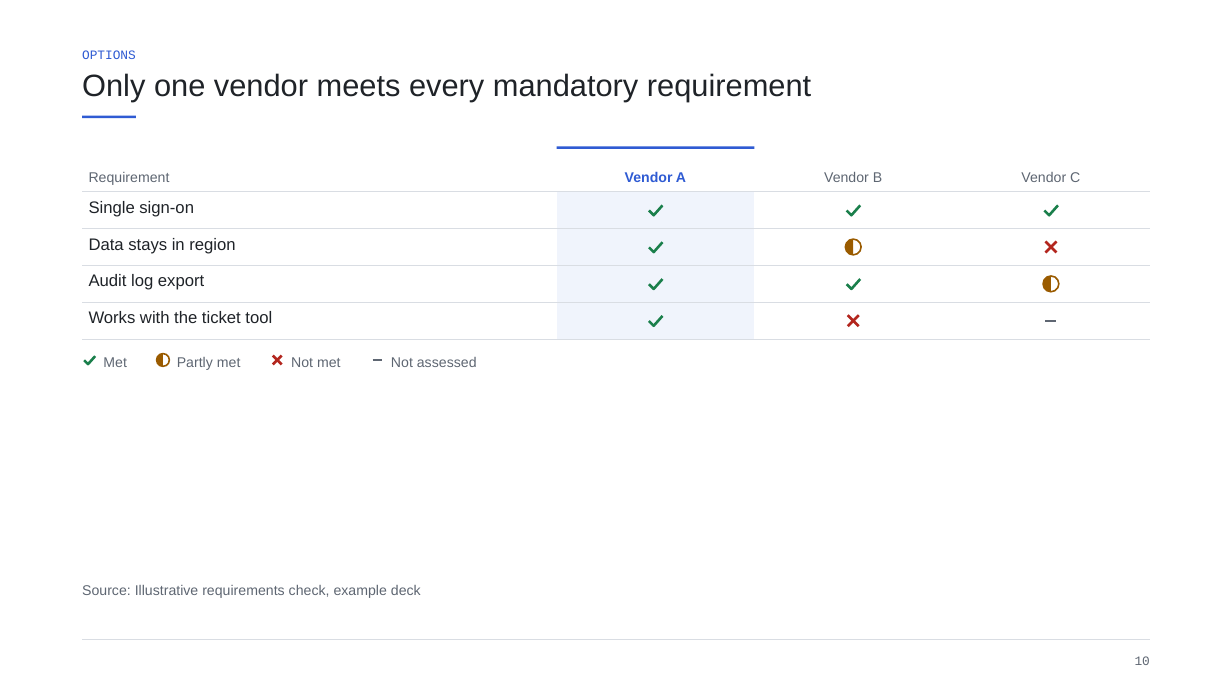
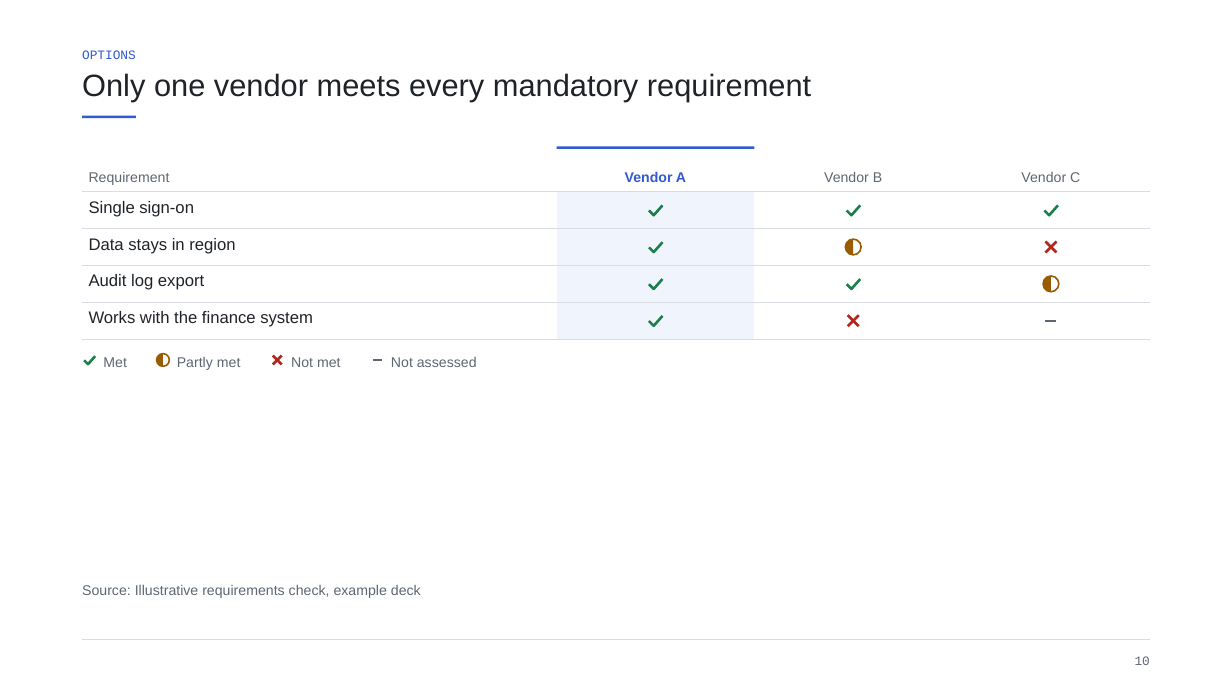
Before and after one commit to jeonghun-app/pptx-deck-skill, a slide deck: slide 10 of docs/examples/frameworks.pptx. Drawn at 1232x693 pixels with LibreOffice and Linux fonts; fonts in the diff are those of the drawing. Boxes give left, top, right and bottom in pixels: in the first picture for what was removed or moved away, otherwise in the second. Text is boxed around its words. In the diff, an @@ line names an element or a change of style, - is before the commit and + after.

```diff
--- a/docs/examples/frameworks.pptx
+++ b/docs/examples/frameworks.pptx
@@ table at (82, 149, 1151, 339) @@
-row 5, column 1: Works with the ticket tool
+row 5, column 1: Works with the finance system
```
Also in this commit, not shown: 7 other slides changed, 28 other files.
